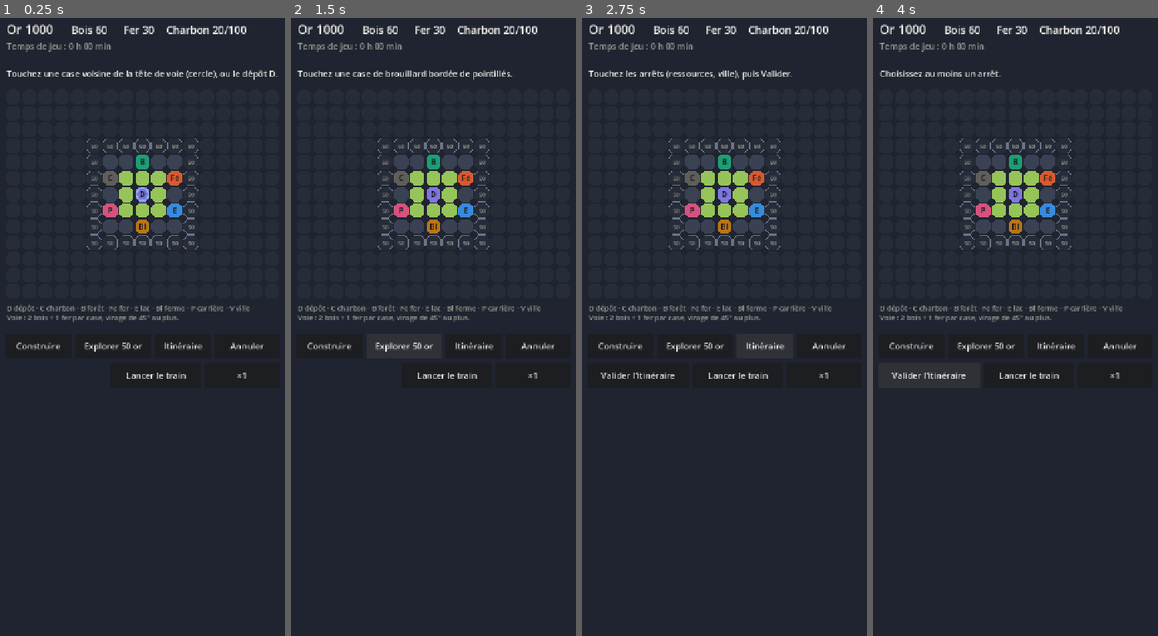
Above: before the commit, frames 1-4 (left to right).
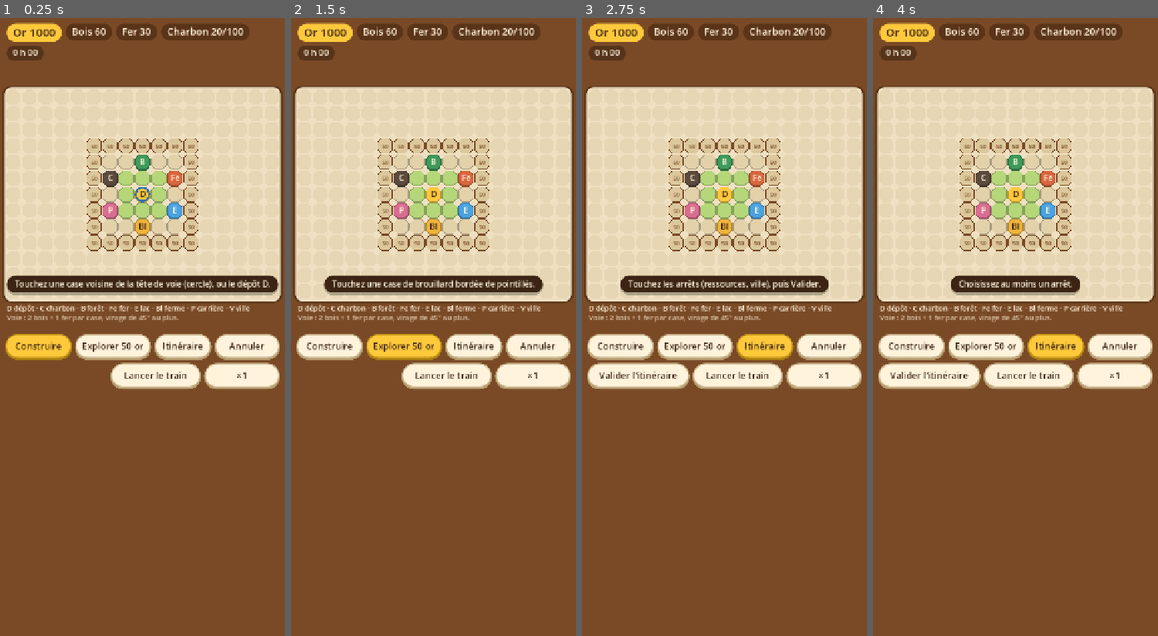
Above: after the commit, the same moments.

Repository: VincentDebaty/station
Game: Godot game, scene res://principal.tscn
Two runs of this game, one before a commit and one after it. Both use one fixed random seed, a clock stepped at 60 frames per second and the inputs below.
Inputs:
- Up to frame 1 (0.25 s): no input
- Up to frame 2 (1.5 s): click "Construire" at 0.5 s; click "Explorer 50 or" at 1.25 s
- Up to frame 3 (2.75 s): click "Itinéraire" at 2 s
- Up to frame 4 (4 s): click "Annuler" at 2.75 s; click "Valider l'itinéraire" at 3.5 s

The runs differ from the first frame. In frame 1, 100% of the frame differs, in the area x 0-100%, y 0-100%; in frame 2, 100%; in frame 3, 100%; in frame 4, 100%.

Commit message:
Chemins de fer : la charte du pontier et des carrefours, bois et crème
Le prototype Godot reprend la charte gardée des carrefours : plateau vu de
dessus sur du bois, pavé crème, pastilles de ressources, boutons ronds à
ombre, bulle d'encre pour les messages, mode actif en or. Cases en relief,
rails à traverses claires, train en pastille rouge, vue du dépôt en carton.

Aucune règle touchée : le banc reste vert. Vérifié sur deux captures en
fenêtre (carte et dépôt). Pas encore essayé à la main.

Co-Authored-By: Claude Sonnet 5.5 <noreply@anthropic.com>

Diff:
--- a/prototypes/chemins-de-fer-godot/principal.gd
+++ b/prototypes/chemins-de-fer-godot/principal.gd
@@ -19,19 +19,25 @@
 const X0 := 11.0
 const Y0 := 150.0
 
-const FOND := Color("#1f2430")
-const PANNEAU := Color("#2b3140")
-const TEXTE := Color("#f1efe8")
-const DISCRET := Color("#9b9a92")
+# La charte du pontier et des carrefours : plateau vu de dessus, bois et
+# crème, un seul aspect voulu (pas de thème sombre).
+const PAVE := Color("#efe0c2")
+const BOIS := Color("#7a4a26")
+const BOIS_FONCE := Color("#5a3418")
+const CREME := Color("#fff3dc")
+const ENCRE := Color("#3b2414")
+const OR := Color("#ffc93c")
+const BORD_CARTON := Color("#c9b48c")
+const OMBRE_CARTON := Color("#b39a6c")
 const COULEURS := {
-	"depot": Color("#7f77dd"), "prairie": Color("#97c459"), "charbon": Color("#5f5e5a"),
-	"foret": Color("#1d9e75"), "fer": Color("#d85a30"), "lac": Color("#378add"),
-	"ferme": Color("#ba7517"), "carriere": Color("#d4537e"), "ville": Color("#e24b4a"),
-	"friche": Color("#3a4152"), "terre": Color("#3a4152")}
+	"depot": Color("#ffc93c"), "prairie": Color("#b5d77a"), "charbon": Color("#5b4a3d"),
+	"foret": Color("#3e9b5a"), "fer": Color("#d9663e"), "lac": Color("#4aa3e0"),
+	"ferme": Color("#f0b43c"), "carriere": Color("#d96d92"), "ville": Color("#e0533d"),
+	"friche": Color("#e3d1aa"), "terre": Color("#e3d1aa")}
 const LETTRES := {"depot": "D", "charbon": "C", "foret": "B", "fer": "Fe", "lac": "E",
 	"ferme": "Bl", "carriere": "P", "ville": "V"}
-const COUL_WAGON := {"tombereau": Color("#888780"), "citerne": Color("#378add"),
-	"couvert": Color("#ba7517"), "plat": Color("#1d9e75")}
+const COUL_WAGON := {"tombereau": Color("#8d8678"), "citerne": Color("#4aa3e0"),
+	"couvert": Color("#d98c1f"), "plat": Color("#3e9b5a")}
 const NOM_WAGON := {"tombereau": "Tombereau", "citerne": "Citerne",
 	"couvert": "Couvert agr.", "plat": "Plat"}
 
@@ -47,7 +53,10 @@
 var cadre: Control
 
 func _ready() -> void:
-	police = ThemeDB.fallback_font
+	var f0 := SystemFont.new()
+	f0.font_names = PackedStringArray(["Lilita One", "Arial Rounded MT Bold", "Avenir Next", "Helvetica Neue"])
+	f0.font_weight = 700
+	police = f0
 	var f := FileAccess.open("res://niveau.json", FileAccess.READ)
 	m = Moteur.new(JSON.parse_string(f.get_as_text()))
 	tete = m.centre
@@ -63,7 +72,11 @@
 	b.text = texte
 	b.position = Vector2(x, y)
 	b.size = Vector2(w, h)
-	b.add_theme_font_size_override("font_size", 18)
+	b.add_theme_font_override("font", police)
+	b.add_theme_font_size_override("font_size", 19)
+	for c in ["font_color", "font_hover_color", "font_pressed_color", "font_focus_color", "font_disabled_color"]:
+		b.add_theme_color_override(c, ENCRE)
+	_style(b, false)
 	b.pressed.connect(cb)
 	cadre.add_child(b)
 	boutons[id] = b
@@ -90,6 +103,27 @@
 	_bouton("retirer", "Retirer le dernier", 415, y, 174, 52, func(): m.retirer_wagon())
 	_bouton("retour", "Retour à la carte", 11, y + 62, 578, 52, func(): vue = "carte"; message = ""; _montrer())
 
+func _boite(fond: Color, bord: Color, ombre: Color, rayon: int) -> StyleBoxFlat:
+	var sb := StyleBoxFlat.new()
+	sb.bg_color = fond
+	sb.border_color = bord
+	sb.set_border_width_all(3)
+	sb.set_corner_radius_all(rayon)
+	sb.shadow_color = ombre
+	sb.shadow_offset = Vector2(0, 3)
+	sb.shadow_size = 1
+	return sb
+
+func _style(b: Button, actif: bool) -> void:
+	var fond := OR if actif else CREME
+	var bord := Color("#c99a1a") if actif else BORD_CARTON
+	var ombre := Color("#a87c10") if actif else OMBRE_CARTON
+	var sb := _boite(fond, bord, ombre, 26)
+	b.add_theme_stylebox_override("normal", sb)
+	b.add_theme_stylebox_override("hover", sb)
+	b.add_theme_stylebox_override("pressed", _boite(fond.darkened(0.06), bord, ombre, 26))
+	b.add_theme_stylebox_override("focus", StyleBoxEmpty.new())
+
 func _dire(r: String) -> void:
 	if r != "":
 		message = r
@@ -123,6 +157,8 @@
 	for id in ["loco", "w_tombereau", "w_citerne", "w_couvert", "w_plat", "retirer", "retour"]:
 		boutons[id].visible = not carte
 	boutons["train"].text = "Arrêter le train" if not m.train.is_empty() else "Lancer le train"
+	for id in ["construire", "explorer", "itineraire"]:
+		_style(boutons[id], mode == id)
 	boutons["valider"].visible = carte and mode == "itineraire"
 	queue_redraw()
 
@@ -203,8 +239,51 @@
 		pos.x -= w / 2.0
 	draw_string(police, pos, t, HORIZONTAL_ALIGNMENT_LEFT, -1, taille, col)
 
+func _pastille(x: float, y: float, t: String, taille: int, fond: Color, col: Color) -> float:
+	var w := police.get_string_size(t, HORIZONTAL_ALIGNMENT_LEFT, -1, taille).x + 26.0
+	var sb := StyleBoxFlat.new()
+	sb.bg_color = fond
+	sb.set_corner_radius_all(20)
+	draw_style_box(sb, Rect2(x, y, w, taille + 14.0))
+	_texte(Vector2(x + 13.0, y + taille + 3.0), t, taille, col)
+	return w
+
+func _carton(r: Rect2, fond: Color, bord: Color, rayon: int) -> void:
+	var sb := StyleBoxFlat.new()
+	sb.bg_color = fond
+	sb.border_color = bord
+	sb.set_border_width_all(4)
+	sb.set_corner_radius_all(rayon)
+	draw_style_box(sb, r)
+
+func _bulle(t: String, centre_x: float, y: float) -> void:
+	var lignes: PackedStringArray = [t]
+	if police.get_string_size(t, HORIZONTAL_ALIGNMENT_LEFT, -1, 17).x > 540.0:
+		var mots := t.split(" ")
+		var l1 := ""
+		var l2 := ""
+		for mot in mots:
+			if police.get_string_size(l1 + " " + mot, HORIZONTAL_ALIGNMENT_LEFT, -1, 17).x < 520.0 and l2 == "":
+				l1 += (" " if l1 != "" else "") + mot
+			else:
+				l2 += (" " if l2 != "" else "") + mot
+		lignes = PackedStringArray([l1, l2])
+	var w := 0.0
+	for l in lignes:
+		w = maxf(w, police.get_string_size(l, HORIZONTAL_ALIGNMENT_LEFT, -1, 17).x)
+	var h := 14.0 + 22.0 * lignes.size()
+	var sb := StyleBoxFlat.new()
+	sb.bg_color = ENCRE
+	sb.set_corner_radius_all(18)
+	sb.shadow_color = Color(0, 0, 0, 0.25)
+	sb.shadow_offset = Vector2(0, 4)
+	sb.shadow_size = 1
+	draw_style_box(sb, Rect2(centre_x - w / 2.0 - 16.0, y - h, w + 32.0, h))
+	for i in lignes.size():
+		_texte(Vector2(centre_x, y - h + 24.0 + 22.0 * i), lignes[i], 17, CREME, true)
+
 func _draw() -> void:
-	draw_rect(Rect2(Vector2.ZERO, Vector2(600, 1300)), FOND)
+	draw_rect(Rect2(Vector2.ZERO, Vector2(600, 1300)), BOIS)
 	_barre()
 	if vue == "carte":
 		_dessiner_carte()
@@ -212,17 +291,18 @@
 		_dessiner_depot()
 
 func _barre() -> void:
-	_texte(Vector2(14, 34), "Or %d" % m.or_, 26, TEXTE)
-	_texte(Vector2(150, 34), "Bois %d" % m.bois, 22, TEXTE)
-	_texte(Vector2(260, 34), "Fer %d" % m.fer, 22, TEXTE)
-	_texte(Vector2(350, 34), "Charbon %d/100" % m.charbon, 22, TEXTE)
+	var x := 14.0
+	x += _pastille(x, 12.0, "Or %d" % m.or_, 24, OR, ENCRE) + 8.0
+	x += _pastille(x, 12.0, "Bois %d" % m.bois, 21, BOIS_FONCE, CREME) + 8.0
+	x += _pastille(x, 12.0, "Fer %d" % m.fer, 21, BOIS_FONCE, CREME) + 8.0
+	_pastille(x, 12.0, "Charbon %d/100" % m.charbon, 21, BOIS_FONCE, CREME)
 	var h := m.temps / 3600.0
-	_texte(Vector2(14, 66), "Temps de jeu : %d h %02d min" % [int(h), int(fmod(m.temps / 60.0, 60.0))], 18, DISCRET)
+	_pastille(14.0, 58.0, "%d h %02d" % [int(h), int(fmod(m.temps / 60.0, 60.0))], 18, Color(0, 0, 0, 0.3), CREME)
 	if not m.train.is_empty():
-		_texte(Vector2(14, 92), "Train : " + String(m.train["message"]), 18, Color("#b5d4f4"))
-	_texte(Vector2(14, 124), message, 18, TEXTE)
+		_pastille(110.0, 58.0, String(m.train["message"]).left(48), 17, Color("#2f9e58"), CREME)
 
 func _dessiner_carte() -> void:
+	_carton(Rect2(5, Y0 - 8, 590, CASE * m.hauteur + 16), PAVE, BOIS_FONCE, 18)
 	for y in m.hauteur:
 		for x in m.largeur:
 			var c := Vector2i(x, y)
@@ -231,32 +311,35 @@
 			if m.connues.has(c):
 				var t := m.type_case(c)
 				var col: Color = COULEURS[t]
+				if LETTRES.has(t):
+					draw_colored_polygon(_octogone(ctr + Vector2(0, 2.5), CASE / 2.0 - 1.5, 8.0), col.darkened(0.3))
 				draw_colored_polygon(poly, col)
+				draw_polyline(poly + PackedVector2Array([poly[0]]), col.darkened(0.25), 1.5)
 				if LETTRES.has(t):
-					_texte(ctr + Vector2(0, 6), LETTRES[t], 16, Color("#101218"), true)
+					_texte(ctr + Vector2(0, 6), LETTRES[t], 17, ENCRE if t in ["depot", "ferme", "prairie"] else CREME, true)
 			else:
 				var voisin := false
 				for n in m.voisins(c):
 					if m.connues.has(n):
 						voisin = true
-				draw_colored_polygon(poly, Color("#272c39"))
+				draw_colored_polygon(poly, Color("#e6d6b3") if not voisin else Color("#dcc89c"))
 				if voisin:
-					draw_polyline(poly + PackedVector2Array([poly[0]]), Color("#6b7388"), 1.0)
-					_texte(ctr + Vector2(0, 5), "50", 13, DISCRET, true)
+					draw_polyline(poly + PackedVector2Array([poly[0]]), BOIS, 1.5)
+					_texte(ctr + Vector2(0, 5), "50", 13, BOIS, true)
 	for k in m.aretes:
 		var p := String(k).split("|")
 		var a := p[0].split(",")
 		var b := p[1].split(",")
 		var pa := _centre_case(Vector2i(int(a[0]), int(a[1])))
 		var pb := _centre_case(Vector2i(int(b[0]), int(b[1])))
-		draw_line(pa, pb, Color("#d3d1c7"), 5.0)
-		draw_line(pa, pb, Color("#4b5063"), 1.5)
+		draw_line(pa, pb, BOIS_FONCE, 7.0)
+		draw_line(pa, pb, CREME, 2.0)
 	for i in selection.size():
 		var q := _centre_case(selection[i])
-		draw_arc(q, 14.0, 0.0, TAU, 20, Color("#fac775"), 3.0)
-		_texte(q + Vector2(10, -12), str(i + 1), 16, Color("#fac775"))
+		draw_arc(q, 15.0, 0.0, TAU, 20, OR, 4.0)
+		_texte(q + Vector2(11, -12), str(i + 1), 17, ENCRE)
 	if mode == "construire":
-		draw_arc(_centre_case(tete), 13.0, 0.0, TAU, 24, Color("#85b7eb"), 3.0)
+		draw_arc(_centre_case(tete), 14.0, 0.0, TAU, 24, Color("#2d6fb8"), 4.0)
 	if not m.train.is_empty() and m.chemin.size() > 1:
 		var i: int = m.train["i"]
 		var a2 := _centre_case(m.chemin[i])
@@ -264,50 +347,59 @@
 		if m.train["etat"] == "roule" and i < m.chemin.size() - 1:
 			var f: float = float(m.train["t"]) / float(m.N["locomotive"]["secondes_par_case"])
 			pos = a2.lerp(_centre_case(m.chemin[i + 1]), clampf(f, 0.0, 1.0))
-		draw_circle(pos, 9.0, Color("#185fa5"))
-		draw_arc(pos, 9.0, 0.0, TAU, 16, Color.WHITE, 2.0)
-	_texte(Vector2(14, Y0 + CASE * m.hauteur + 24), "D dépôt · C charbon · B forêt · Fe fer · E lac · Bl ferme · P carrière · V ville", 15, DISCRET)
-	_texte(Vector2(14, Y0 + CASE * m.hauteur + 44), "Voie : 2 bois + 1 fer par case, virage de 45° au plus.", 15, DISCRET)
+		draw_circle(pos, 11.0, BOIS_FONCE)
+		draw_circle(pos, 8.0, Color("#e0533d"))
+		draw_circle(pos + Vector2(0, -1), 3.0, CREME)
+	if message != "":
+		_bulle(message, 300.0, Y0 + CASE * m.hauteur - 14.0)
+	_texte(Vector2(14, Y0 + CASE * m.hauteur + 24), "D dépôt · C charbon · B forêt · Fe fer · E lac · Bl ferme · P carrière · V ville", 15, CREME)
+	_texte(Vector2(14, Y0 + CASE * m.hauteur + 44), "Voie : 2 bois + 1 fer par case, virage de 45° au plus.", 15, Color(1, 0.953, 0.863, 0.7))
 
 func _dessiner_depot() -> void:
-	draw_rect(Rect2(11, Y0, 578, 440), PANNEAU)
-	_texte(Vector2(26, Y0 + 34), "Dépôt principal · niveau 1", 24, TEXTE)
-	_texte(Vector2(26, Y0 + 58), "1 voie · quai de 5 emplacements", 16, DISCRET)
-	var yv := Y0 + 180.0
-	draw_rect(Rect2(20, yv + 34, 560, 6), Color("#9b9a92"))
+	_carton(Rect2(11, Y0 - 8, 578, 470), CREME, BORD_CARTON, 18)
+	_texte(Vector2(28, Y0 + 32), "Dépôt principal · niveau 1", 26, ENCRE)
+	_texte(Vector2(28, Y0 + 58), "1 voie · quai de 5 emplacements", 16, Color(0.23, 0.14, 0.08, 0.7))
+	var yv := Y0 + 190.0
+	draw_rect(Rect2(20, yv + 34, 560, 7), BOIS_FONCE)
 	for i in 28:
-		draw_rect(Rect2(26 + i * 20, yv + 30, 5, 14), Color("#5f5e5a"))
+		draw_rect(Rect2(26 + i * 20, yv + 30, 6, 15), BORD_CARTON)
 	for s in 6:
 		var x := 24.0 + s * 93.0
 		var r := Rect2(x, yv - 20, 86, 50)
 		if s == 0:
 			if m.loco:
-				draw_rect(r, Color("#444441"))
-				draw_rect(Rect2(x + 52, yv - 32, 26, 14), Color("#444441"))
-				_texte(Vector2(x + 43, yv + 10), "Loco", 17, TEXTE, true)
-				draw_circle(Vector2(x + 22, yv + 38), 7.0, Color("#2c2c2a"))
-				draw_circle(Vector2(x + 62, yv + 38), 7.0, Color("#2c2c2a"))
+				draw_rect(Rect2(x, yv - 20, 86, 50), Color("#e0533d"))
+				draw_rect(Rect2(x + 52, yv - 34, 26, 16), BOIS_FONCE)
+				_texte(Vector2(x + 43, yv + 12), "Loco", 18, CREME, true)
+				draw_circle(Vector2(x + 22, yv + 38), 8.0, ENCRE)
+				draw_circle(Vector2(x + 62, yv + 38), 8.0, ENCRE)
 			else:
-				draw_rect(r, Color("#5f5e5a"), false, 1.0)
-				_texte(Vector2(x + 43, yv + 10), "Loco ?", 15, DISCRET, true)
+				draw_rect(r, BORD_CARTON, false, 2.0)
+				_texte(Vector2(x + 43, yv + 10), "Loco ?", 16, OMBRE_CARTON, true)
 		elif s - 1 < m.wagons.size():
 			var w: String = m.wagons[s - 1]
 			draw_rect(r, COUL_WAGON[w])
+			draw_rect(r, BOIS_FONCE, false, 2.0)
 			_texte(Vector2(x + 43, yv), NOM_WAGON[w], 14, Color.WHITE, true)
 			var cont: Dictionary = m.contenus[s - 1]
-			_texte(Vector2(x + 43, yv + 20), "%d / 20" % int(cont["n"]), 15, Color.WHITE, true)
-			draw_circle(Vector2(x + 20, yv + 38), 6.0, Color("#2c2c2a"))
-			draw_circle(Vector2(x + 66, yv + 38), 6.0, Color("#2c2c2a"))
+			_texte(Vector2(x + 43, yv + 20), "%d / 20" % int(cont["n"]), 16, Color.WHITE, true)
+			draw_circle(Vector2(x + 20, yv + 38), 7.0, ENCRE)
+			draw_circle(Vector2(x + 66, yv + 38), 7.0, ENCRE)
 		else:
-			draw_rect(r, Color("#454b5d"), false, 1.0)
-	_texte(Vector2(26, Y0 + 130), "%d wagon(s) sur 5" % m.wagons.size(), 16, DISCRET)
+			draw_rect(r, BORD_CARTON, false, 1.5)
+	_texte(Vector2(28, Y0 + 130), "%d wagon(s) sur 5" % m.wagons.size(), 16, Color(0.23, 0.14, 0.08, 0.7))
 	var stocks := [["Charbon", "%d / 100" % m.charbon], ["Bois", str(m.bois)], ["Fer", str(m.fer)], ["Pierre", str(m.pierre)], ["Or", str(m.or_)]]
 	for i in stocks.size():
-		var x2 := 20.0 + i * 112.0
-		draw_rect(Rect2(x2, Y0 + 320, 104, 70), Color("#3a4152"))
-		_texte(Vector2(x2 + 8, Y0 + 344), stocks[i][0], 15, DISCRET)
-		_texte(Vector2(x2 + 8, Y0 + 376), stocks[i][1], 21, TEXTE)
-	_texte(Vector2(26, Y0 + 424), "Améliorer le dépôt (niveau 2) : 500 or + bois livré — pas encore disponible.", 14, DISCRET)
+		var x2 := 22.0 + i * 112.0
+		var sb := StyleBoxFlat.new()
+		sb.bg_color = PAVE
+		sb.set_corner_radius_all(12)
+		draw_style_box(sb, Rect2(x2, Y0 + 320, 104, 72))
+		_texte(Vector2(x2 + 10, Y0 + 346), stocks[i][0], 15, Color(0.23, 0.14, 0.08, 0.7))
+		_texte(Vector2(x2 + 10, Y0 + 378), stocks[i][1], 22, ENCRE)
+	_texte(Vector2(28, Y0 + 428), "Améliorer le dépôt (niveau 2) : 500 or + bois livré — pas encore disponible.", 14, Color(0.23, 0.14, 0.08, 0.6))
+	if message != "":
+		_bulle(message, 300.0, Y0 + 300.0)
 
 # ---------------------------------------------------------------- la vérification
 
